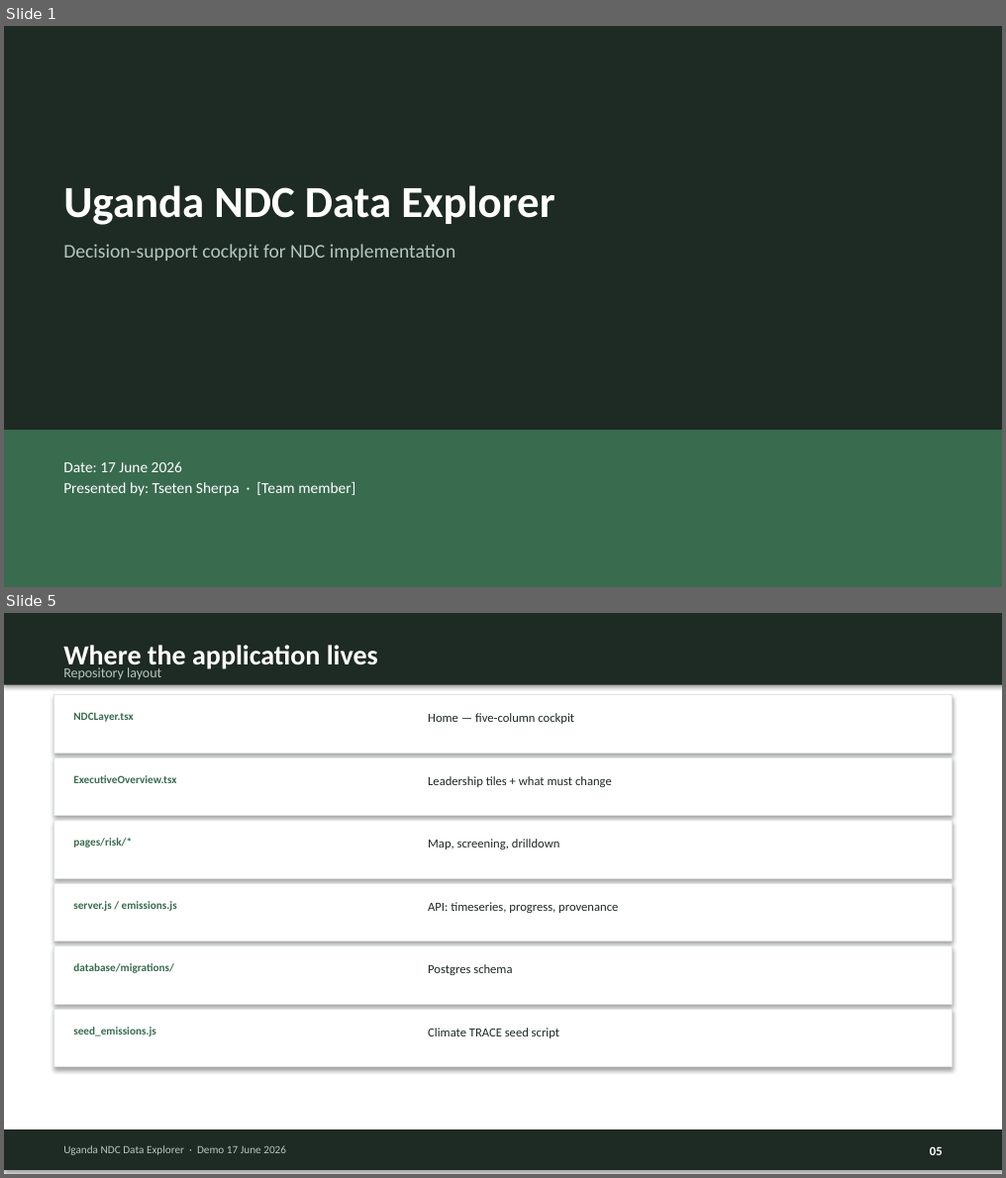
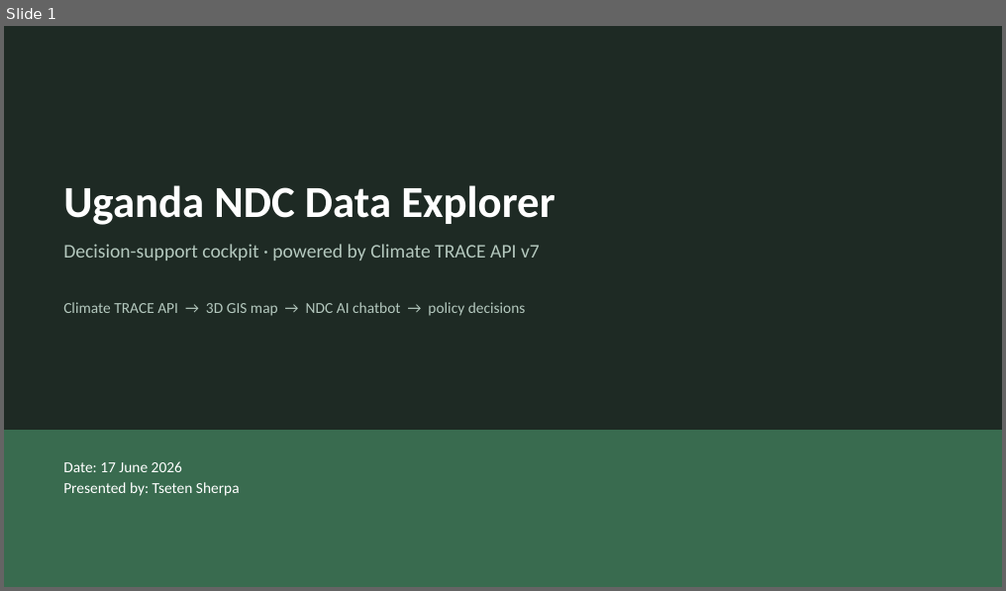
Before and after one commit to tseten14/NDC-Dashboard, a slide deck: docs/Uganda-NDC-Data-Explorer-Demo-June-17-2026.pptx. Shown one above the other, each under a label of ours: slides 1 and 5 before the commit, slide 1 after it; the slides between them are not shown. The pictures are 1006x1178 and 1006x591 pixels, drawn with LibreOffice and Linux fonts; fonts in the diff are those of the drawing. Boxes give left, top, right and bottom in pixels: in the first picture for what was removed or moved away, otherwise in the second. Text is boxed around its words. In the diff, an @@ line names an element or a change of style, - is before the commit and + after.

```diff
--- a/docs/Uganda-NDC-Data-Explorer-Demo-June-17-2026.pptx
+++ b/docs/Uganda-NDC-Data-Explorer-Demo-June-17-2026.pptx
@@ slide 5 removed at (x1=4, y1=613, x2=1002, y2=1174), background #FFFFFF @@
@@ rectangle removed at (x1=4, y1=613, x2=1002, y2=685) @@
@@ text removed at (x1=63, y1=645, x2=378, y2=670) @@
-Where the application lives
@@ text removed at (x1=63, y1=667, x2=161, y2=679) @@
-Repository layout
@@ rectangle removed at (x1=54, y1=695, x2=952, y2=753) @@
@@ text removed at (x1=73, y1=712, x2=133, y2=722) @@
-NDCLayer.tsx
@@ text removed at (x1=428, y1=713, x2=574, y2=724) @@
-Home — five-column cockpit
@@ rectangle removed at (x1=54, y1=758, x2=952, y2=816) @@
@@ text removed at (x1=73, y1=775, x2=176, y2=783) @@
-ExecutiveOverview.tsx
@@ text removed at (x1=428, y1=776, x2=612, y2=787) @@
-Leadership tiles + what must change
@@ rectangle removed at (x1=54, y1=821, x2=952, y2=878) @@
@@ text removed at (x1=73, y1=838, x2=132, y2=848) @@
-pages/risk/*
@@ text removed at (x1=428, y1=839, x2=560, y2=850) @@
-Map, screening, drilldown
@@ rectangle removed at (x1=54, y1=883, x2=952, y2=942) @@
@@ text removed at (x1=73, y1=901, x2=177, y2=911) @@
-server.js / emissions.js
@@ text removed at (x1=428, y1=902, x2=618, y2=913) @@
-API: timeseries, progress, provenance
@@ rectangle removed at (x1=54, y1=947, x2=952, y2=1004) @@
@@ text removed at (x1=73, y1=963, x2=174, y2=973) @@
-database/migrations/
@@ text removed at (x1=428, y1=964, x2=512, y2=975) @@
-Postgres schema
@@ rectangle removed at (x1=54, y1=1009, x2=952, y2=1067) @@
@@ text removed at (x1=73, y1=1027, x2=156, y2=1037) @@
-seed_emissions.js
@@ text removed at (x1=428, y1=1028, x2=559, y2=1039) @@
-Climate TRACE seed script
@@ rectangle removed at (x1=4, y1=1130, x2=1002, y2=1170) @@
@@ text removed at (x1=63, y1=1146, x2=286, y2=1156) @@
-Uganda NDC Data Explorer · Demo 17 June 2026
@@ text removed at (x1=930, y1=1147, x2=943, y2=1156) @@
-05
@@ slide 1 changed as well @@
@@ text at (x1=63, y1=244, x2=540, y2=261): text changed @@
-Decision-support cockpit for NDC implementation
+Decision-support cockpit · powered by Climate TRACE API v7
@@ text added at (x1=63, y1=302, x2=526, y2=316), 11 pt, text #B4C8BE @@
+Climate TRACE API → 3D GIS map → NDC AI chatbot → policy decisions
@@ text at (x1=63, y1=462, x2=240, y2=496): text changed @@
-Date: 17 June 2026
-Presented by: Tseten Sherpa · [Team member]
+Date: 17 June 2026
+Presented by: Tseten Sherpa
```
Also in this commit, not shown: 2 other slides changed, 8 slides added, 10 other slides removed, 49 other files.
